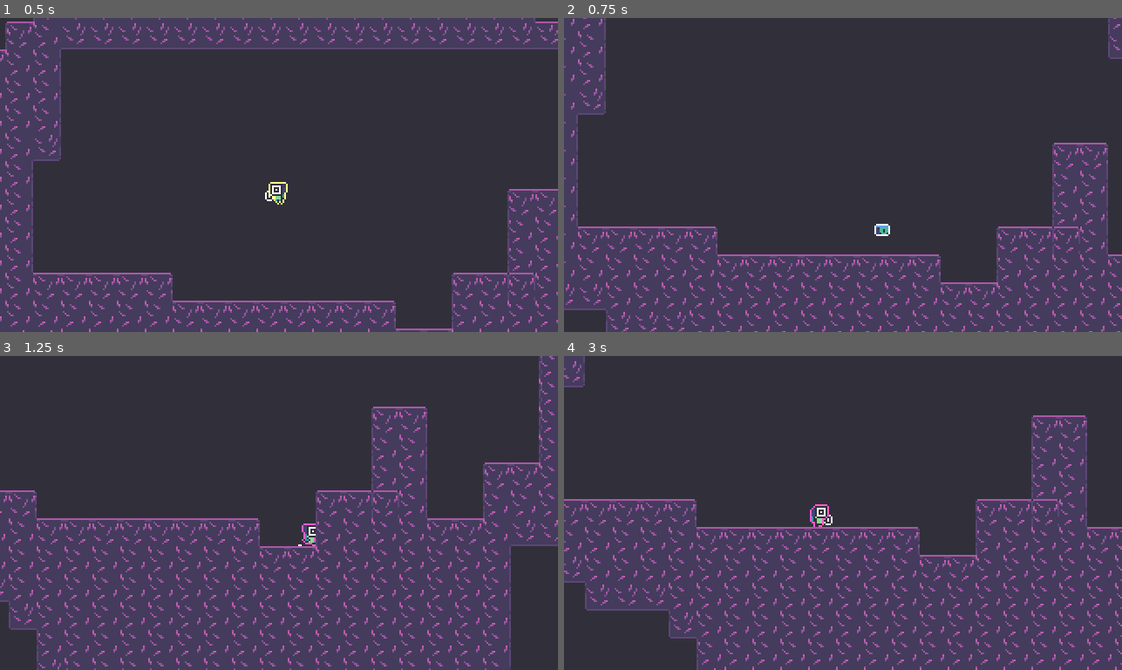
Above: before the commit, frames 1-4 (two rows, left to right).
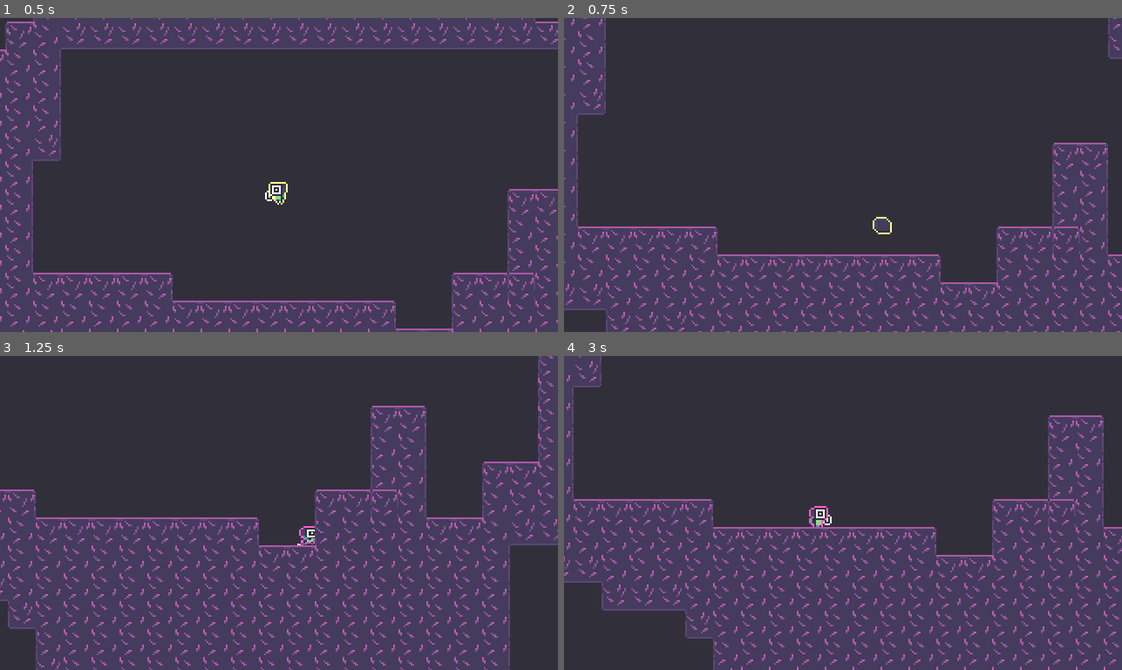
Above: after the commit, the same moments.

Repository: voithos/coloroid
Game: Godot game, scene res://scenes/levels/demo.tscn
Same seed, same stepped clock (60 frames per second), same inputs: the game is played once before the commit and once after it. Sound files missing from this copy of the repository are replaced by a short silence.
Inputs:
- Up to frame 1 (0.5 s): no input
- Up to frame 2 (0.75 s): tap Enter at 0.5 s; hold Right (move_right) from 0.53 s (still down); tap X (roll) at 0.6 s
- Up to frame 3 (1.25 s): keep holding Right (move_right); tap Space (jump) at 0.77 s
- Up to frame 4 (3 s): tap Z (attack) at 1.35 s; tap Space (jump) at 1.52 s; tap X (roll) at 1.55, 2.1 s; release Right (move_right) at 2.03 s; hold Left (move_left) 2.03-2.78 s; hold Right (move_right) from 2.78 s (still down); tap P at 2.85 s

Frame 1 is identical in both runs. In frame 2, 0.2% of the frame differs, in the area x 55-59%, y 63-70%; in frame 3, 7.2%; in frame 4, 13%, in the area x 0-100%, y 0-100%.

Commit message:
Create roll animation.

Diff:
--- a/scenes/player.gd
+++ b/scenes/player.gd
@@ -36,7 +36,7 @@
 # Rolling
 const ROLL_HORIZONTAL_VEL = 300.0 # Burst roll speed
 const ROLL_HORIZONTAL_DECEL = 5 # How quickly the roll decelerates
-const ROLL_TIME = 0.3
+const ROLL_TIME = 0.38
 var roll_timer = 0
 
 # Squash and stretch
@@ -133,7 +133,7 @@
     $animation.play("roll")
     velocity.x = ROLL_HORIZONTAL_VEL * (1 - 2*int(facing_left))
     roll_timer = 0.0
-    _set_color(colors.CWHITE)
+    #_set_color(colors.CWHITE)
     $gunsprite.hide()
     if is_on_floor():
         _create_dust(false)
@@ -161,7 +161,7 @@
     var cidx
     while true:
         cidx = has_colors[randi()%len(has_colors)]
-        if cidx != prev_cidx:
+        if cidx != current_cidx:
             break
     _set_color(cidx)
 
--- a/scenes/player.tscn
+++ b/scenes/player.tscn
@@ -104,6 +104,8 @@
 
 [sub_resource type="Animation" id=6]
 resource_name = "roll"
+length = 0.395833
+step = 0.0208333
 tracks/0/type = "value"
 tracks/0/path = NodePath("sprite:texture")
 tracks/0/interp = 1
@@ -123,10 +125,10 @@
 tracks/1/imported = false
 tracks/1/enabled = true
 tracks/1/keys = {
-"times": PoolRealArray( 0 ),
-"transitions": PoolRealArray( 1 ),
+"times": PoolRealArray( 0, 0.375, 0.395833 ),
+"transitions": PoolRealArray( 1, 1, 1 ),
 "update": 0,
-"values": [ Vector2( 0, 3 ) ]
+"values": [ Vector2( 0, 3 ), Vector2( 17, 3 ), Vector2( 17, 3 ) ]
 }
 
 [sub_resource type="Animation" id=4]
@@ -169,7 +171,7 @@
 [node name="sprite" type="Sprite" parent="."]
 material = ExtResource( 4 )
 texture = ExtResource( 2 )
-hframes = 9
+hframes = 18
 vframes = 4
 
 [node name="animation" type="AnimationPlayer" parent="."]
Binary file changed: assets/player/player.aseprite
Binary file changed: assets/player/player.png
Not shown, changed: TODO.md
